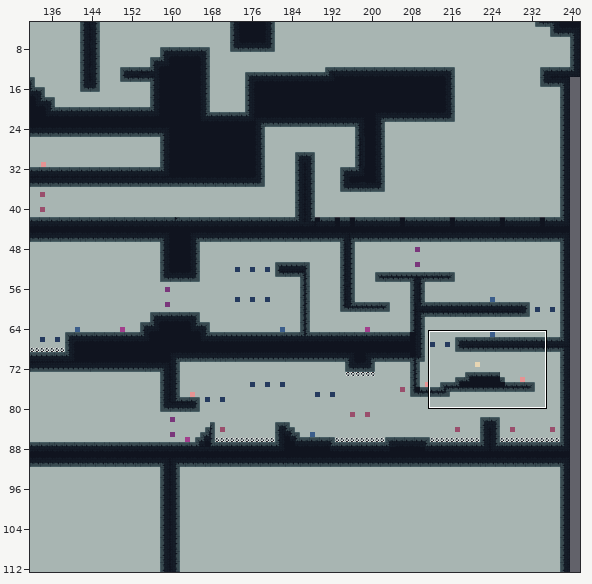
An edit to a level. Tiled map, assets/newLevels.tmx. Above, an overview of the earlier version with the close-up marked.
Close-up. The starting point:
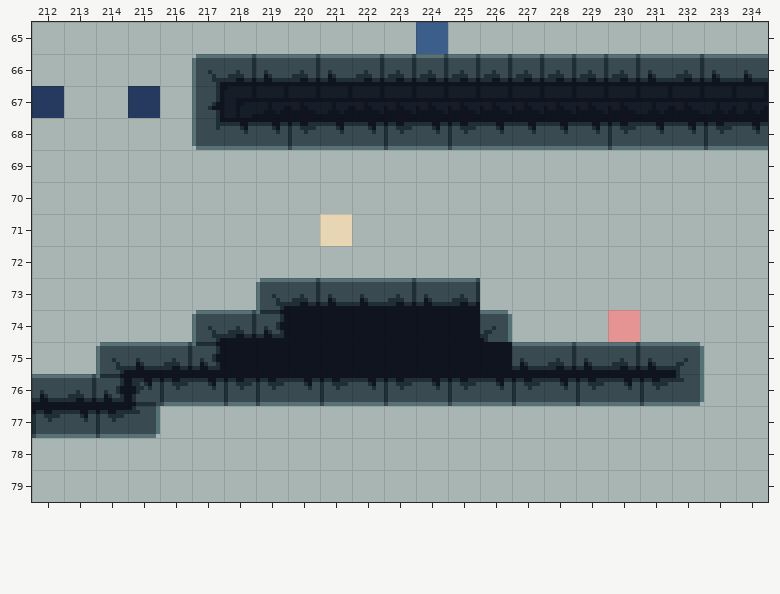
Cells are 8x8 px. Shown: x 212..234, y 65..79. The commit also changed other parts of the map, which this record leaves out.
Now the later version:
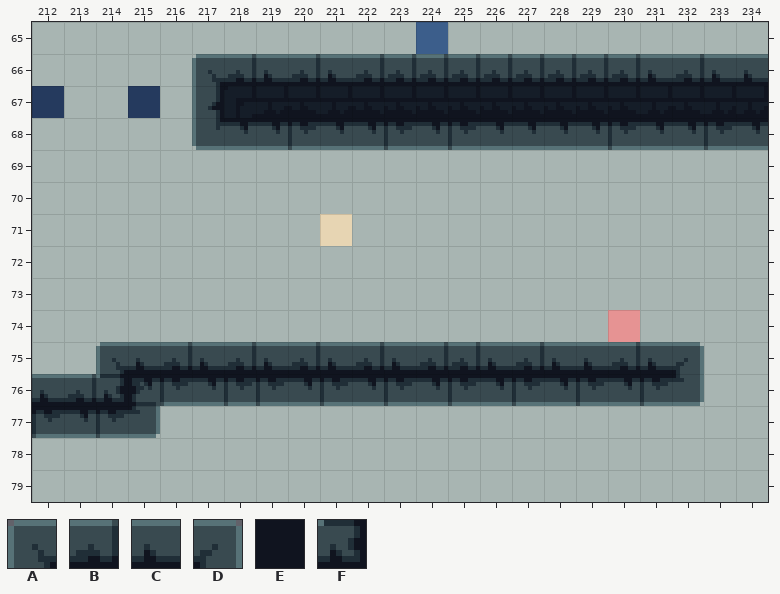
Key: from "tileset": A 0, B 1, C 2, D 5, E 66, F 72.
_ is an empty cell.
Change:
Layer "ground":
The author changed tile C to tile B in row 75 at x 227.
The author changed tile E to tile B in row 75 at x 218, 220, 222 and 224 to 225.
The author changed tile B to tile C in row 75 at x 228.
The author changed tile E to tile C in row 75 at x 219, 221, 223 and 226.
The author changed tile F to tile C in row 75 at x 217.
Tile A is removed in row 73 at x 219; in row 74 at x 217.
Tile B is removed in row 73 at x 220, 223 and 225; in row 74 at x 218.
Tile C is removed in row 73 at x 221 to 222 and 224.
Tile D is removed in row 74 at x 226.
Tile E is removed in row 74 at x 220 to 225.
Tile F is removed in row 74 at x 219.
